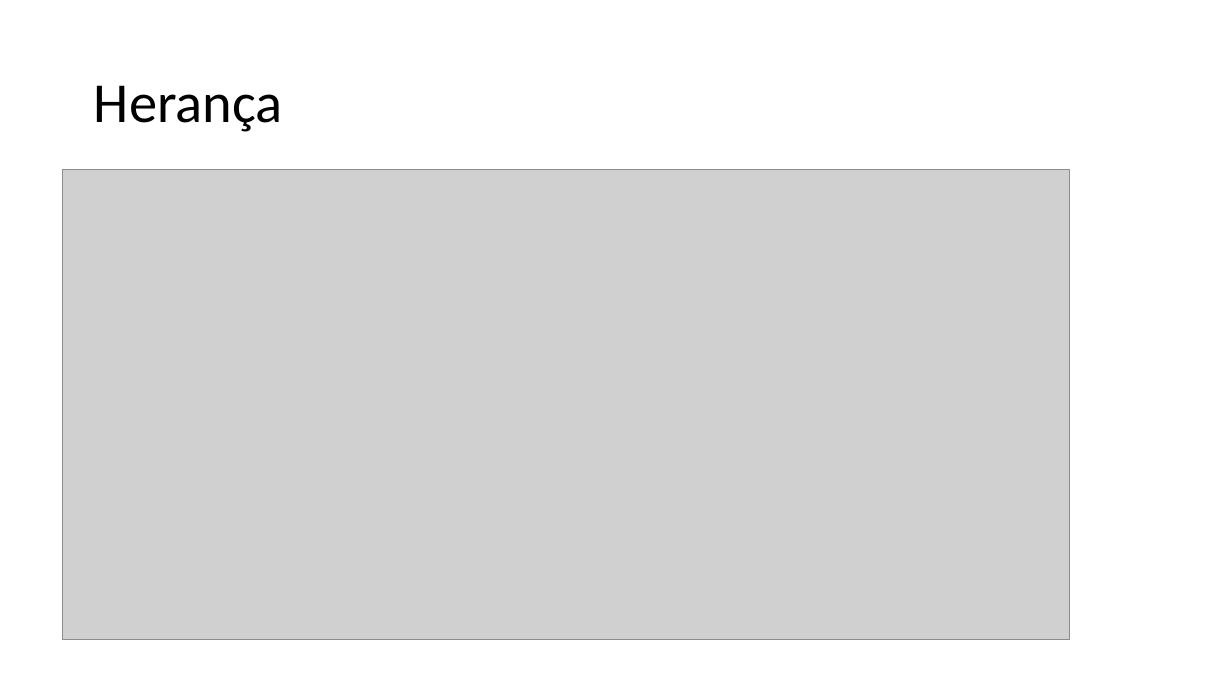
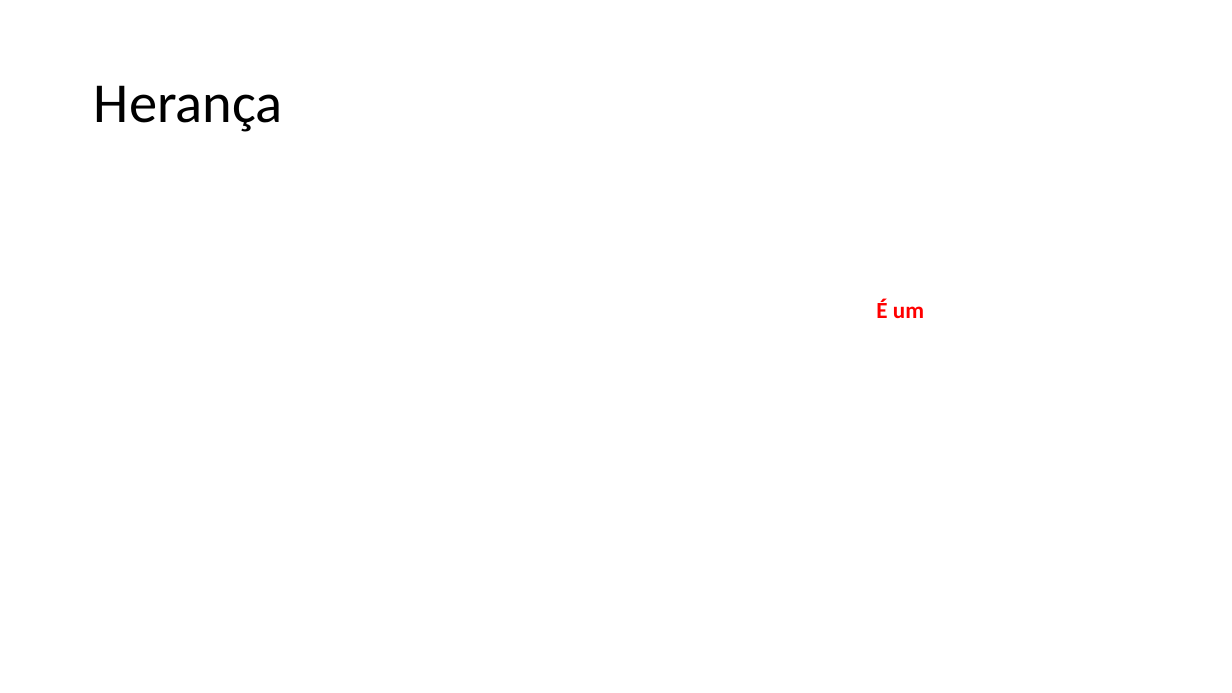
Before and after one commit to dfpires/poo-20241d, a slide deck: slide 4 of Herança (1).pptx. Drawn at 1232x693 pixels with LibreOffice and Linux fonts; fonts in the diff are those of the drawing; grey boxes stand for pictures; background and template pictures are left out. Boxes give left, top, right and bottom in pixels: in the first picture for what was removed or moved away, otherwise in the second. Text is boxed around its words. In the diff, an @@ line names an element or a change of style, - is before the commit and + after.

```diff
--- a/Herança (1).pptx
+++ b/Herança (1).pptx
@@ picture removed at [62, 169, 1070, 639] @@
@@ text added at [876, 298, 924, 318], 18 pt, text #FF0000, bold @@
+É um
```
Also in this commit, not shown: 1 other slide changed, 3 slides added.
